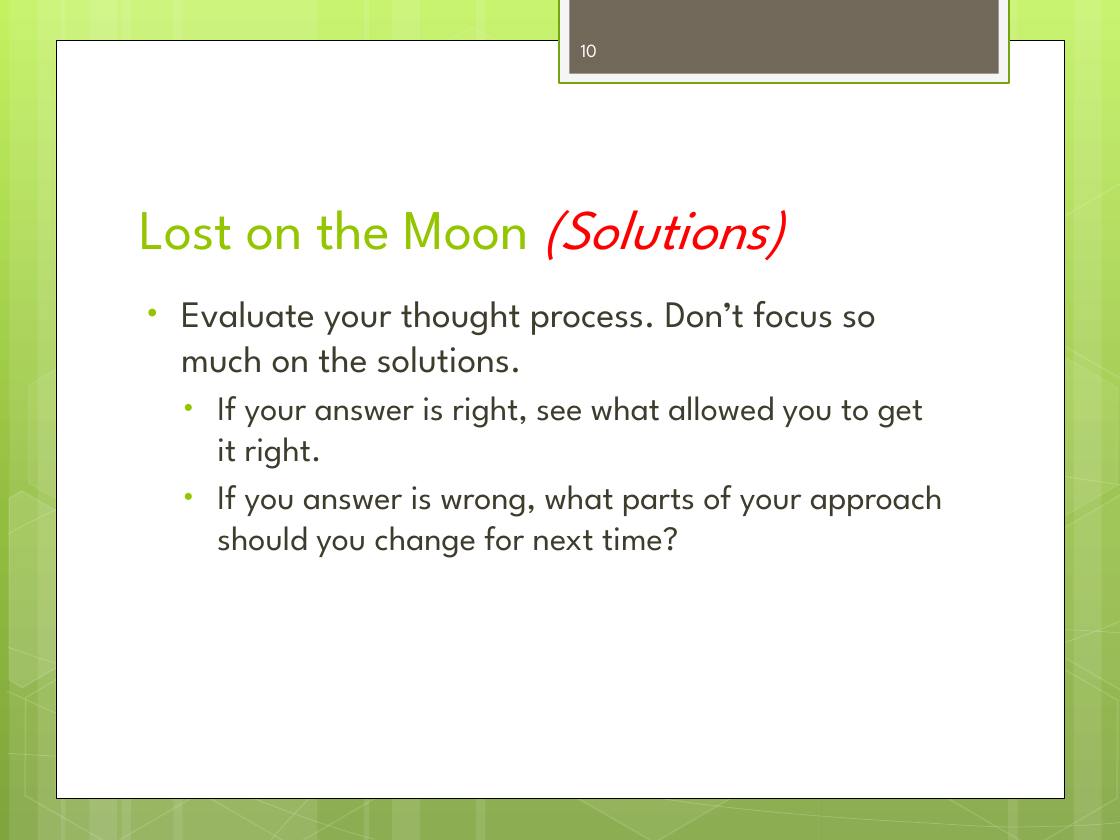
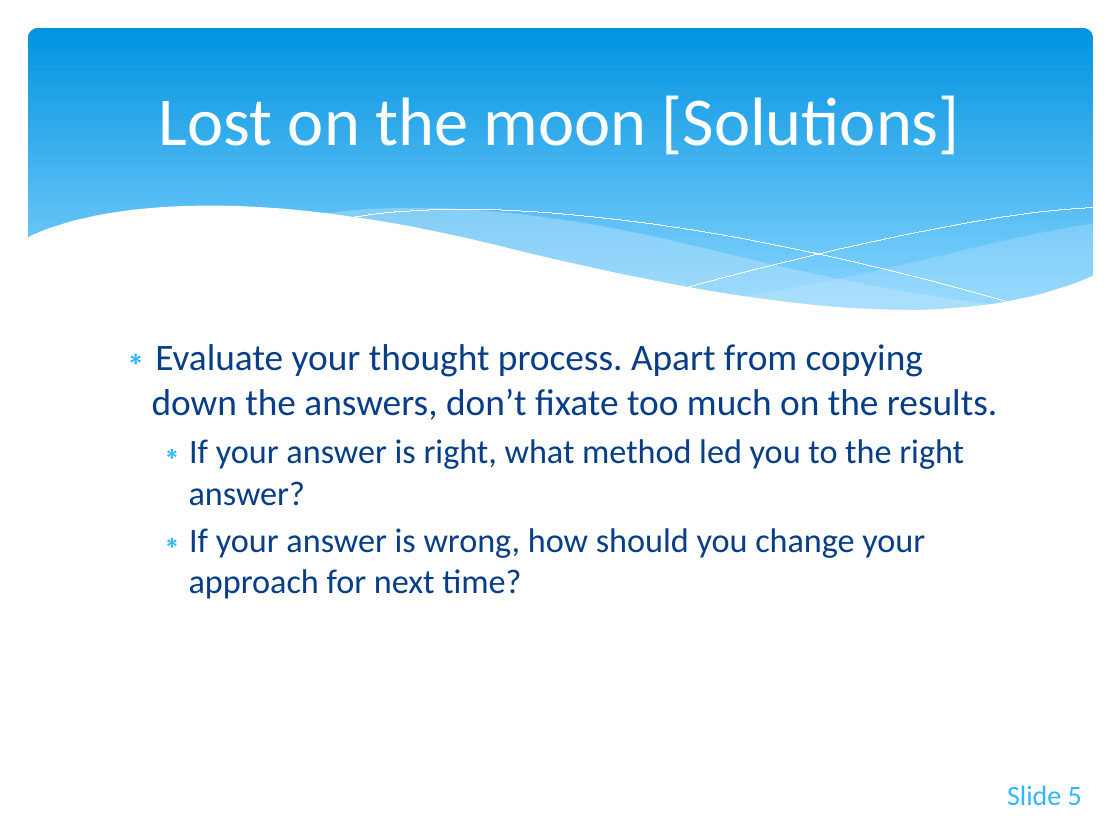
Before and after one commit to dicksontsai/personal_website, a slide deck: slide 5 of cs61a/discussion/disc0.pptx (slide 10 before the commit). Drawn at 1120x840 pixels with LibreOffice and Linux fonts; fonts in the diff are those of the drawing. Boxes give left, top, right and bottom in pixels: in the first picture for what was removed or moved away, otherwise in the second. Text is boxed around its words. In the diff, an @@ line names an element or a change of style, - is before the commit and + after.

```diff
--- a/cs61a/discussion/disc0.pptx
+++ b/cs61a/discussion/disc0.pptx
@@ background gradient #C3F35F to #93BF3F to #81A53E to #FFFFFF @@
@@ rounded rectangle added at (28,28,1093,330), fill gradient #0293E0 to #83D3FE @@
@@ rectangle removed at (559,0,1009,83) @@
@@ rectangle removed at (569,0,998,74) @@
@@ title "Lost on the moon [Solutions]" at (159,95,960,155): vertical alignment bottom to middle @@
@@ rectangle removed at (56,40,1064,797) @@
@@ page number removed at (581,44,597,57) @@
-10
@@ title at (159,95,960,155): text changed; size 36 to 44 pt; font League Spartan to Calibri; text colour #94C600 to #FFFFFF @@
-Lost on the Moon (Solutions)
+Lost on the moon [Solutions]
@@ group removed at (0,0,1120,840): 12 rectangles, 8 freeform shapes, 8 hexagons @@
@@ group added at (26,206,1094,368): 5 freeform shapes @@
@@ text at (152,344,997,599): text changed; font League Spartan to Calibri; text colour #3E3D2D to #073E87 @@
-• Evaluate your thought process. Don’t focus so much on the solutions.
-  • If your answer is right, see what allowed you to get it right.
-  • If you answer is wrong, what parts of your approach should you change for next time?
+∗ Evaluate your thought process. Apart from copying down the answers, don’t fixate too much on the results.
+  ∗ If your answer is right, what method led you to the right answer?
+  ∗ If your answer is wrong, how should you change your approach for next time?
@@ page number added at (1007,785,1082,805), 18 pt, text #31B6FD @@
+Slide 5
```
Also in this commit, not shown: 3 other slides changed, 27 slides added, 11 slides removed, 4 other files.
